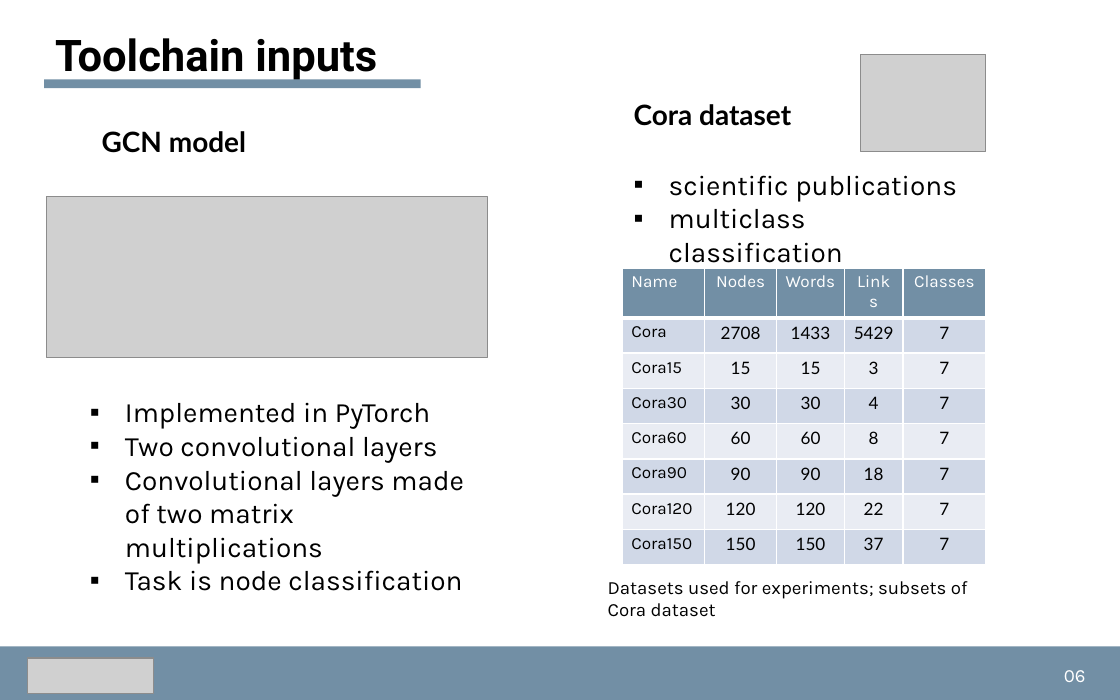
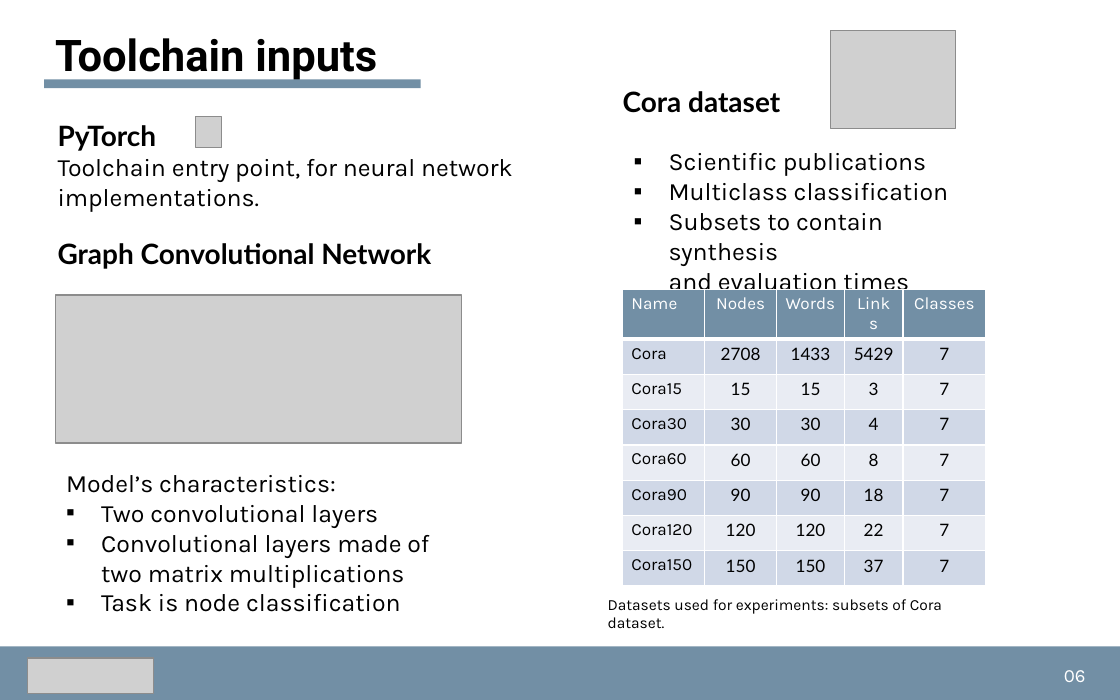
Before and after one commit to dmsgnn/master-thesis, a slide deck: slide 6 of docs/presentation/presentation.pptx. Drawn at 1120x700 pixels with LibreOffice and Linux fonts; fonts in the diff are those of the drawing; grey boxes stand for pictures. Boxes give left, top, right and bottom in pixels: in the first picture for what was removed or moved away, otherwise in the second. Text is boxed around its words. In the diff, an @@ line names an element or a change of style, - is before the commit and + after.

```diff
--- a/docs/presentation/presentation.pptx
+++ b/docs/presentation/presentation.pptx
@@ picture: place and size @@
-picture at bbox=[860, 54, 986, 151]
+picture at bbox=[830, 30, 955, 128]
@@ text "Cora dataset": place and size @@
-text "Cora dataset" at bbox=[634, 104, 791, 126]
+text "Cora dataset" at bbox=[623, 91, 780, 113]
@@ picture added at bbox=[196, 116, 222, 148] @@
@@ text added at bbox=[58, 125, 513, 212], 16 pt, text #000000 @@
+PyTorch
+Toolchain entry point, for neural network implementations.
@@ text removed at bbox=[102, 131, 246, 153] @@
-GCN model
@@ text at bbox=[669, 153, 948, 296]: text changed; size 18 to 16 pt @@
-▪ scientific publications
-▪ multiclass classification
+▪ Scientific publications
+▪ Multiclass classification
+▪ Subsets to contain synthesis
+  and evaluation times
@@ text added at bbox=[58, 243, 431, 269], 18 pt, text #000000, bold @@
+Graph Convolutional Network
@@ picture: place and size @@
-picture at bbox=[47, 196, 488, 357]
+picture at bbox=[55, 295, 461, 442]
@@ table: place and size @@
-table at bbox=[623, 268, 986, 554]
+table at bbox=[623, 289, 986, 576]
@@ text "Model’s characteristics:": place and size @@
-text "Model’s characteristics:" at bbox=[125, 403, 464, 591]
+text "Model’s characteristics:" at bbox=[66, 475, 429, 612]
@@ text at bbox=[66, 475, 336, 493]: text changed; size 18 to 16 pt @@
-▪ Implemented in PyTorch
+Model’s characteristics:
@@ text at bbox=[101, 505, 429, 612]: size 18 to 16 pt in "Two convolutional layers", "Convolutional layers made of two matrix multiplications", "Task is node classification" @@
@@ text at bbox=[608, 599, 942, 628]: text changed; size 12 to 10 pt @@
-Datasets used for experiments; subsets of Cora dataset
+Datasets used for experiments: subsets of Cora dataset.
```
Also in this commit, not shown: 14 other slides changed, 1 other file.
